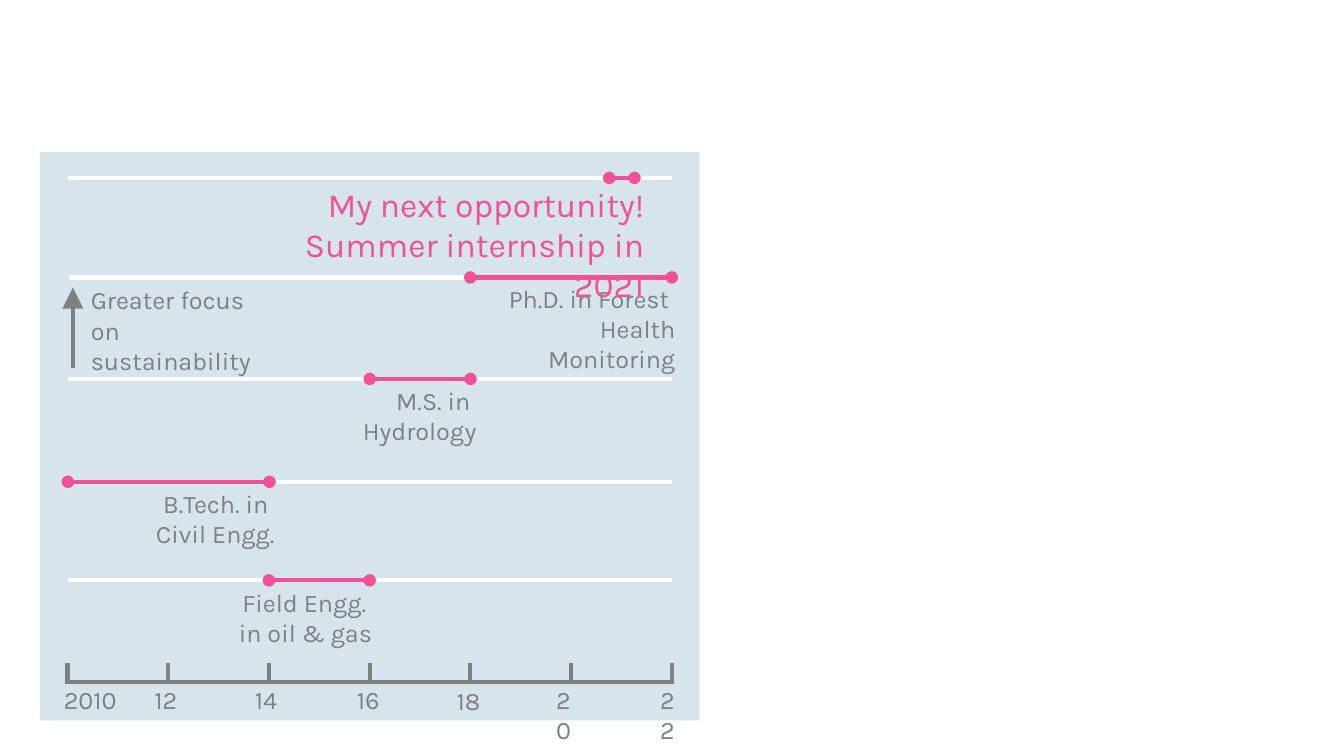
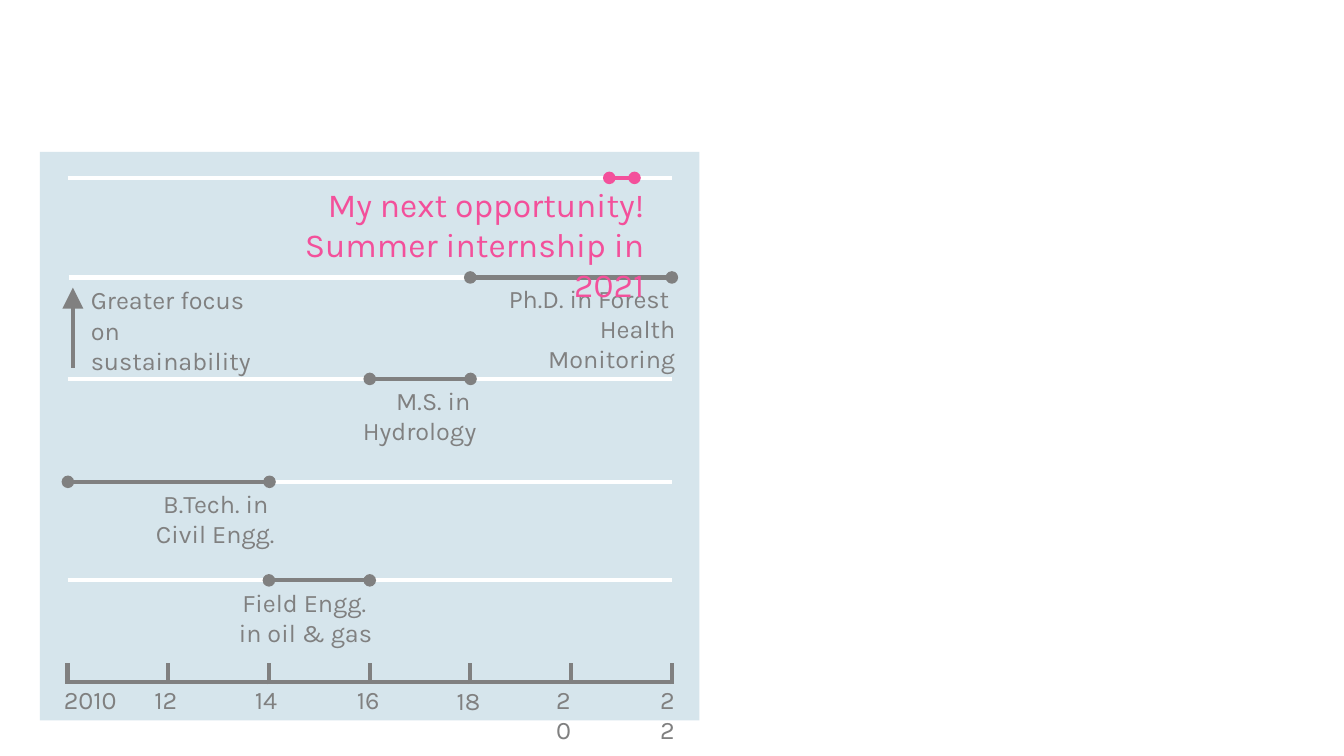
Before and after one commit to krishnakrao/krishnakrao.github.io, a slide deck: slide 3 of images/Presentation1.pptx (slide 4 before the commit). Drawn at 1344x756 pixels with LibreOffice and Linux fonts; fonts in the diff are those of the drawing. Boxes give left, top, right and bottom in pixels: in the first picture for what was removed or moved away, otherwise in the second. Text is boxed around its words. In the diff, an @@ line names an element or a change of style, - is before the commit and + after.

```diff
--- a/images/Presentation1.pptx
+++ b/images/Presentation1.pptx
@@ double arrow (471, 277) - (673, 277): stroke #F3509B 3 pt to #808080 3 pt @@
@@ double arrow (370, 379) - (471, 379): stroke #F3509B 3 pt to #808080 3 pt @@
@@ double arrow (68, 482) - (269, 482): stroke #F3509B 3 pt to #808080 3 pt @@
@@ double arrow (269, 581) - (370, 581): stroke #F3509B 3 pt to #808080 3 pt @@
```
Also in this commit, not shown: 2 slides removed, 3 other files.
